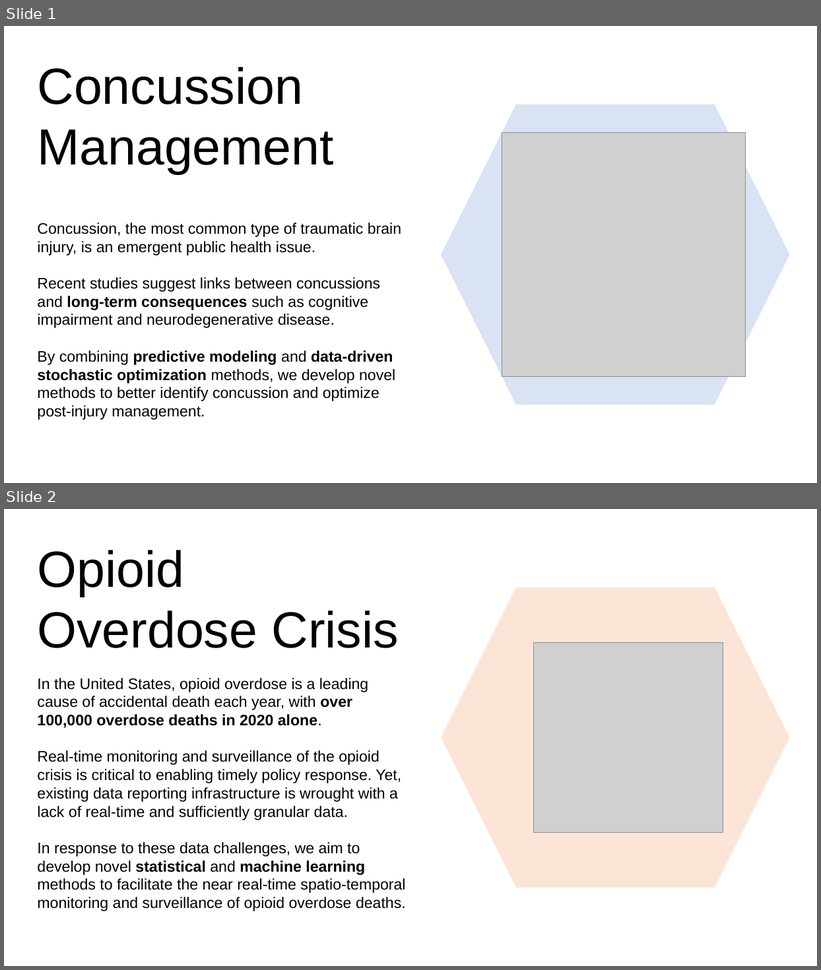
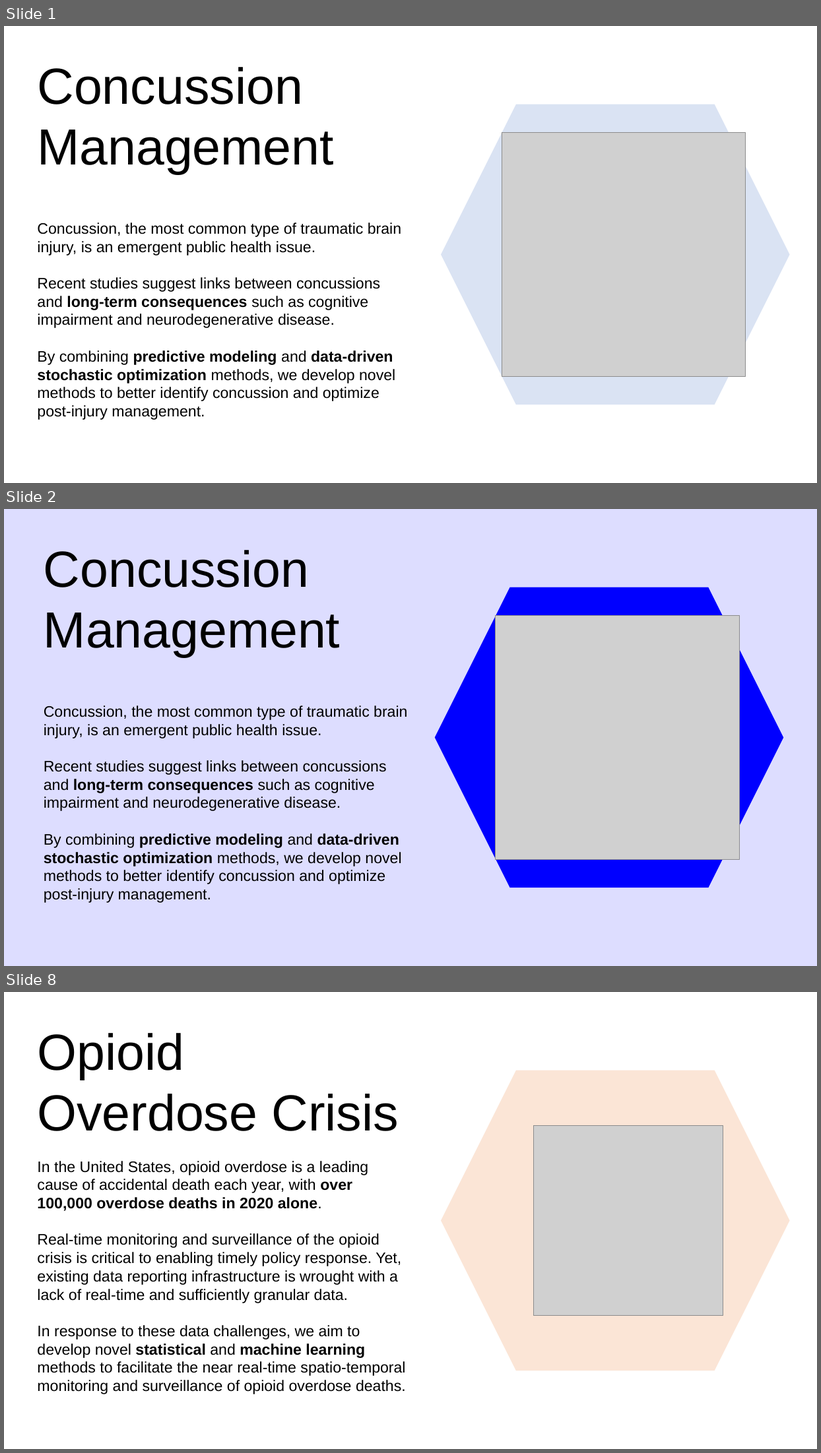
Before and after one commit to giangabrielgarcia/giangabrielgarcia.github.io, a slide deck: images/Figures.pptx. Shown one above the other, each under a label of ours: slides 1 and 2 before the commit, slides 1, 2 and 8 after it; the slides between them are not shown. The pictures are 821x970 and 821x1453 pixels, drawn with LibreOffice and Linux fonts; fonts in the diff are those of the drawing; grey boxes stand for pictures. Boxes give left, top, right and bottom in pixels: in the first picture for what was removed or moved away, otherwise in the second. Text is boxed around its words. In the diff, an @@ line names an element or a change of style, - is before the commit and + after.

```diff
--- a/images/Figures.pptx
+++ b/images/Figures.pptx
@@ slide 2 added at (4,509,817,966), background #DDDDFF @@
@@ text added at (44,550,340,657), 60 pt, text #000000 @@
+Concussion Management
@@ hexagon added at (435,587,783,888), fill #0000FF @@
@@ picture added at (496,616,740,859) @@
@@ text added at (44,706,407,903), 18 pt, text #000000 @@
+Concussion, the most common type of traumatic brain injury, is an emergent public health issue.
+Recent studies suggest links between concussions and long-term consequences such as cognitive impairment and neurodegenerative disease.
+By combining predictive modeling and data-driven stochastic optimization methods, we develop novel methods to better identify concussion and optimize post-injury management.
@@ what was slide 2 is now slide 8 @@
```
Also in this commit, not shown: 1 slide changed, 4 other slides added, 9 other files.
